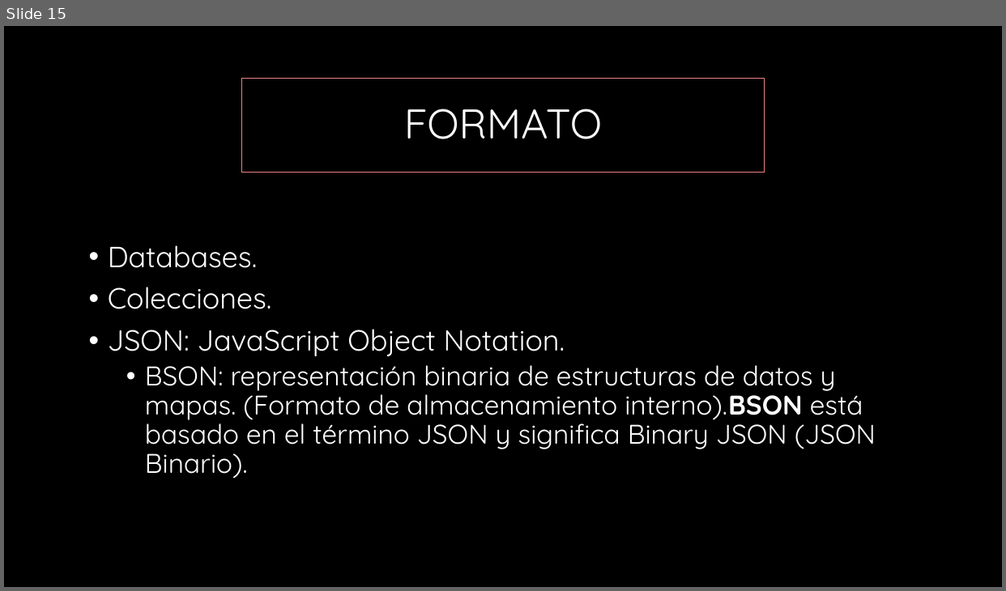
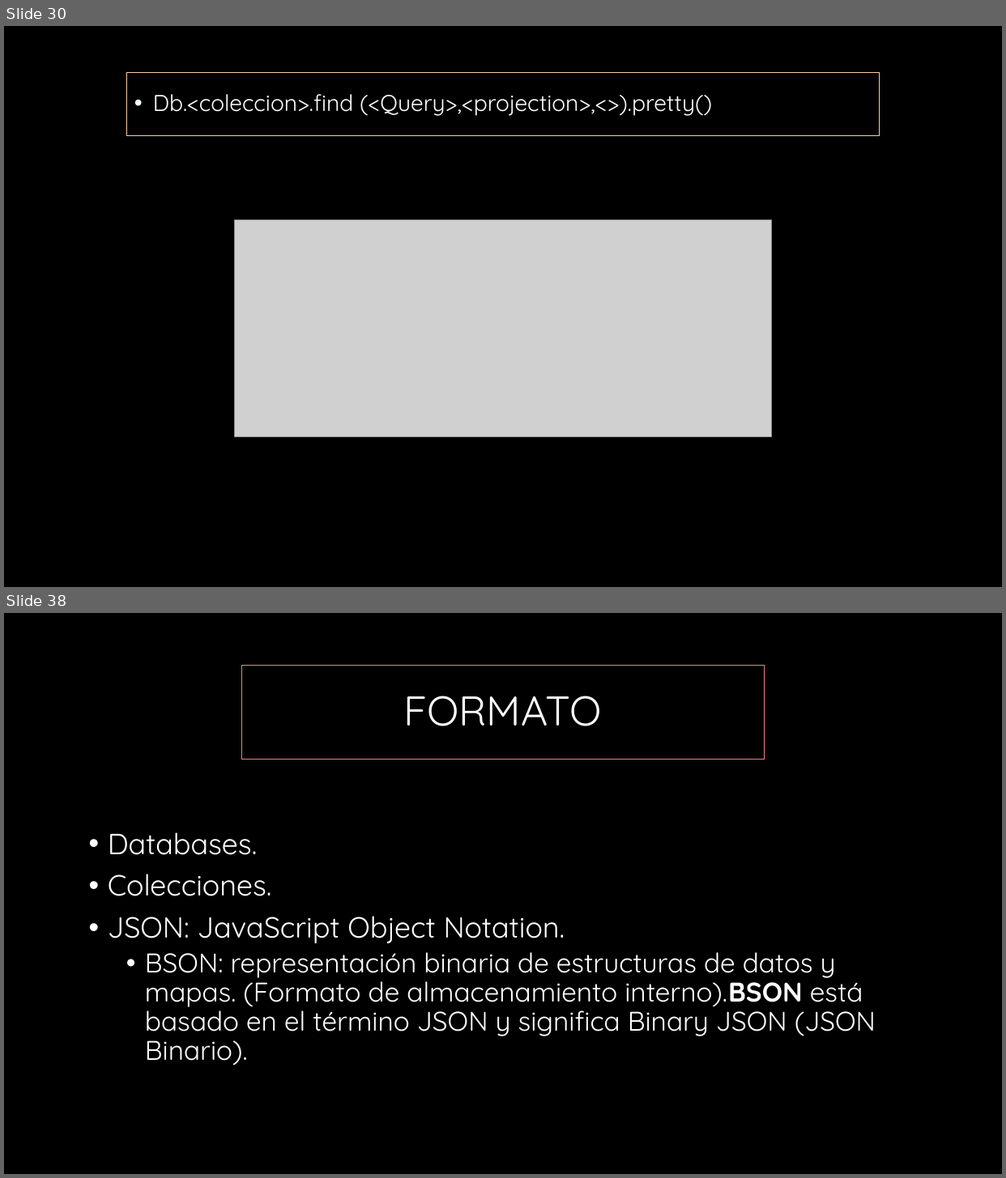
Before and after one commit to adchavesm/Curso-MongoDB, a slide deck: Introduccion a NoSql-Mongodb.pptx. Shown one above the other, each under a label of ours: slide 15 before the commit, slides 30 and 38 after it; the slides between them are not shown. The pictures are 1006x591 and 1006x1178 pixels, drawn with LibreOffice and Linux fonts; fonts in the diff are those of the drawing; grey boxes stand for pictures; background and template pictures are left out. Boxes give left, top, right and bottom in pixels: in the first picture for what was removed or moved away, otherwise in the second. Text is boxed around its words. In the diff, an @@ line names an element or a change of style, - is before the commit and + after.

```diff
--- a/Introduccion a NoSql-Mongodb.pptx
+++ b/Introduccion a NoSql-Mongodb.pptx
@@ slide 30 added at box(4, 26, 1002, 587), background #000000 @@
@@ text added at box(127, 73, 879, 136), outline #FFCCA3 0.75 pt, 22 pt, text #FFFFFF @@
+• Db.<coleccion>.find (<Query>,<projection>,<>).pretty()
@@ picture added at box(235, 220, 772, 437) @@
@@ what was slide 15 is now slide 38 @@
```
Also in this commit, not shown: 1 slide changed, 21 other slides added, 1 slide removed, 2 other files.
